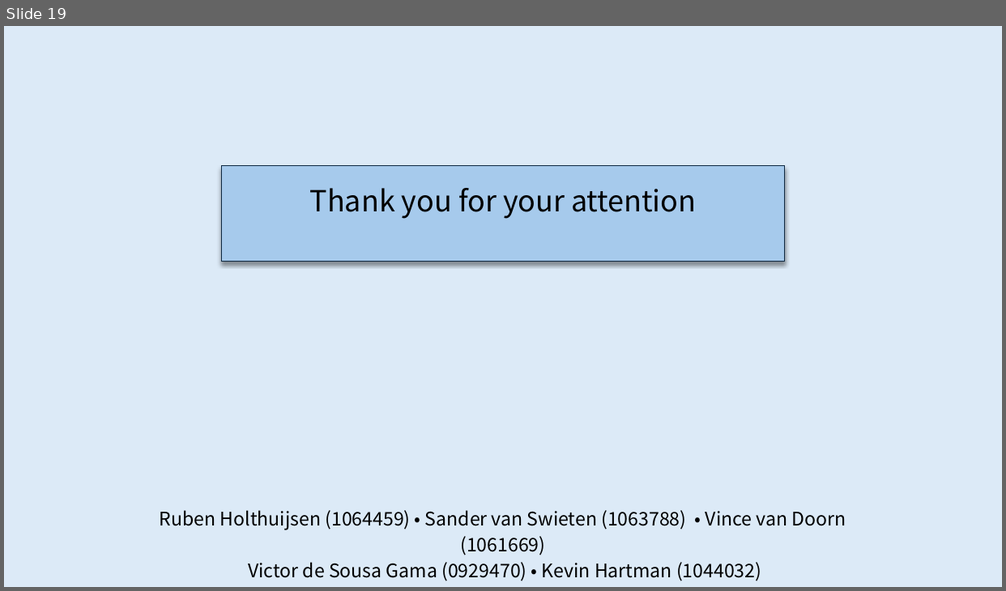
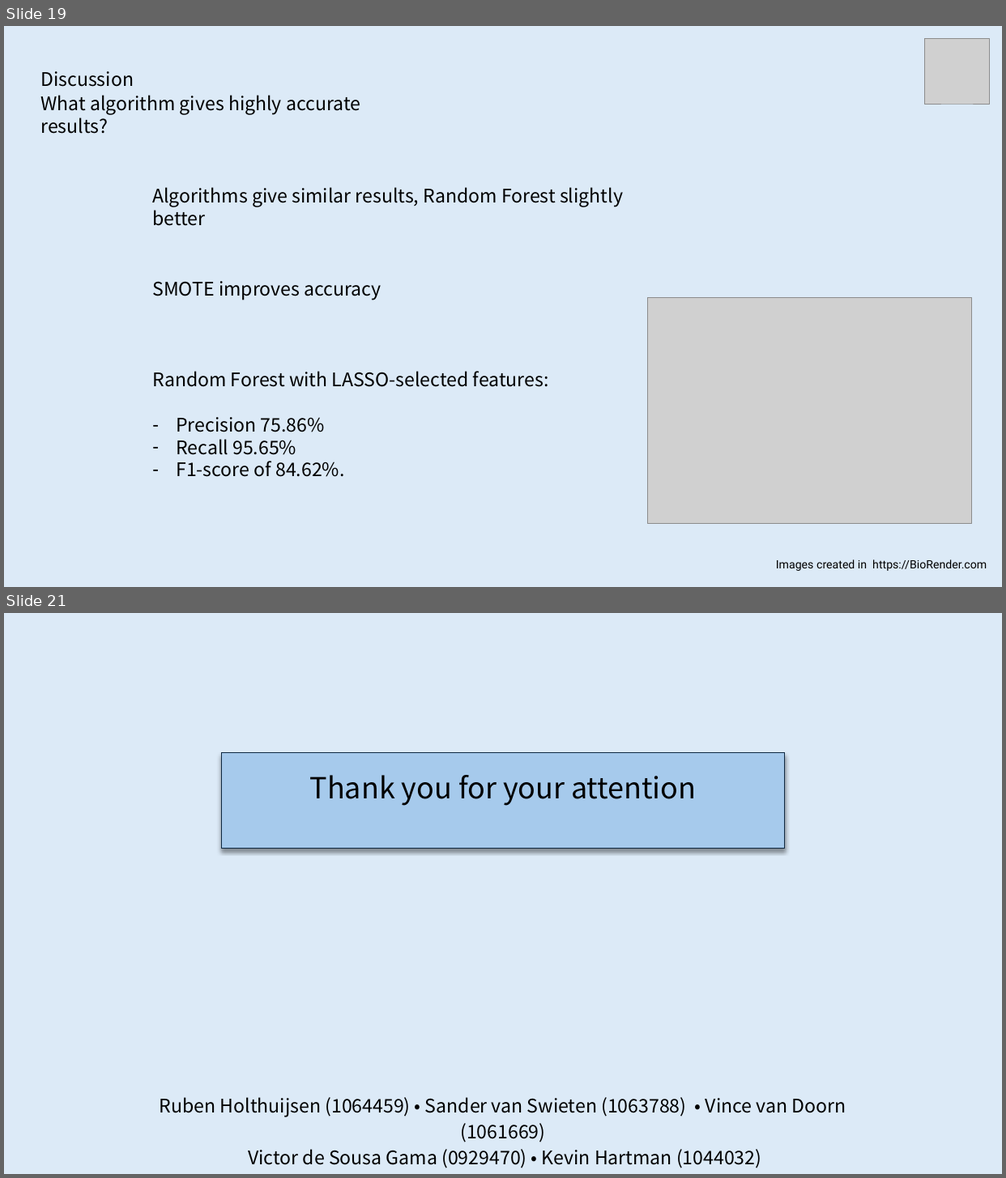
Before and after one commit to rhlt/tnbc, a slide deck: CapstoneProject_FinalPresentation.pptx. Shown one above the other, each under a label of ours: slide 19 before the commit, slides 19 and 21 after it; the slides between them are not shown. The pictures are 1006x591 and 1006x1178 pixels, drawn with LibreOffice and Linux fonts; fonts in the diff are those of the drawing; grey boxes stand for pictures. Boxes give left, top, right and bottom in pixels: in the first picture for what was removed or moved away, otherwise in the second. Text is boxed around its words. In the diff, an @@ line names an element or a change of style, - is before the commit and + after.

```diff
--- a/CapstoneProject_FinalPresentation.pptx
+++ b/CapstoneProject_FinalPresentation.pptx
@@ slide 19 added at [4, 26, 1002, 587], background #DCEAF7 @@
@@ picture added at [925, 39, 990, 104] @@
@@ text added at [40, 71, 134, 87], 18 pt, text #000000 @@
+Discussion
@@ text added at [40, 95, 360, 134], 18 pt, text #000000 @@
+What algorithm gives highly accurate results?
@@ text added at [152, 187, 623, 226], 18 pt, text #000000 @@
+Algorithms give similar results, Random Forest slightly better
@@ text added at [152, 281, 381, 301], 18 pt, text #000000 @@
+SMOTE improves accuracy
@@ picture added at [648, 297, 972, 525] @@
@@ text added at [152, 371, 549, 477], 18 pt, text #000000 @@
+Random Forest with LASSO-selected features:
+– Precision 75.86%
+– Recall 95.65%
+– F1-score of 84.62%.
@@ text added at [776, 560, 987, 571], 11 pt, text #000000 @@
+Images created in https://BioRender.com
@@ what was slide 19 is now slide 21 @@
```
Also in this commit, not shown: 15 slides changed, 3 other slides added, 2 slides removed, 1 other file.
